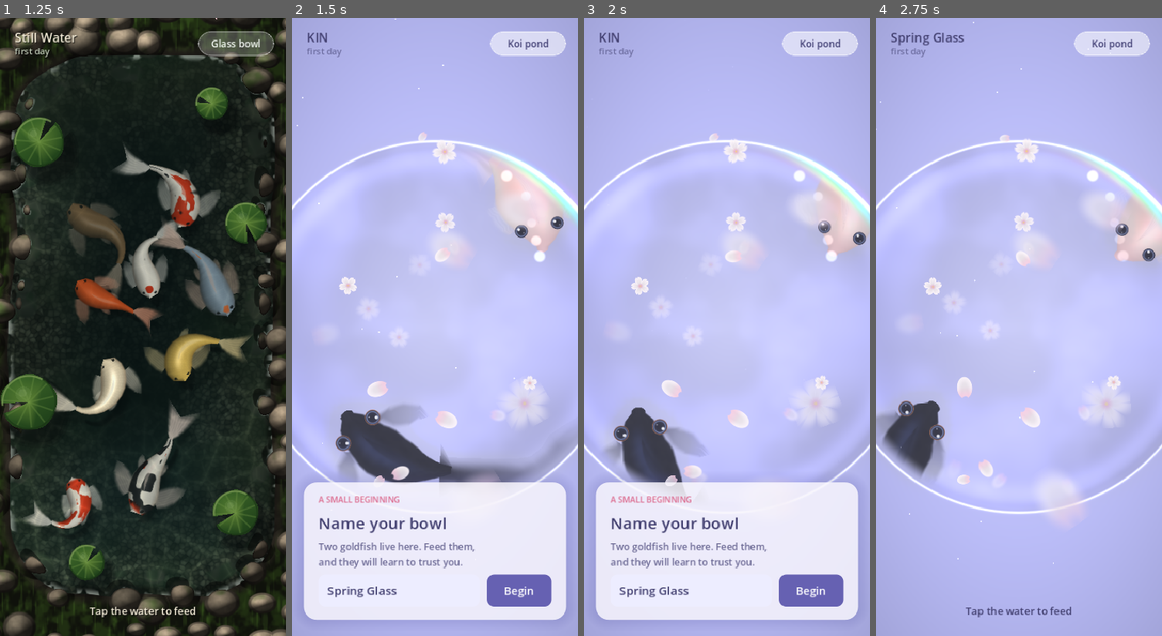
Above: before the commit, frames 1-4 (left to right).
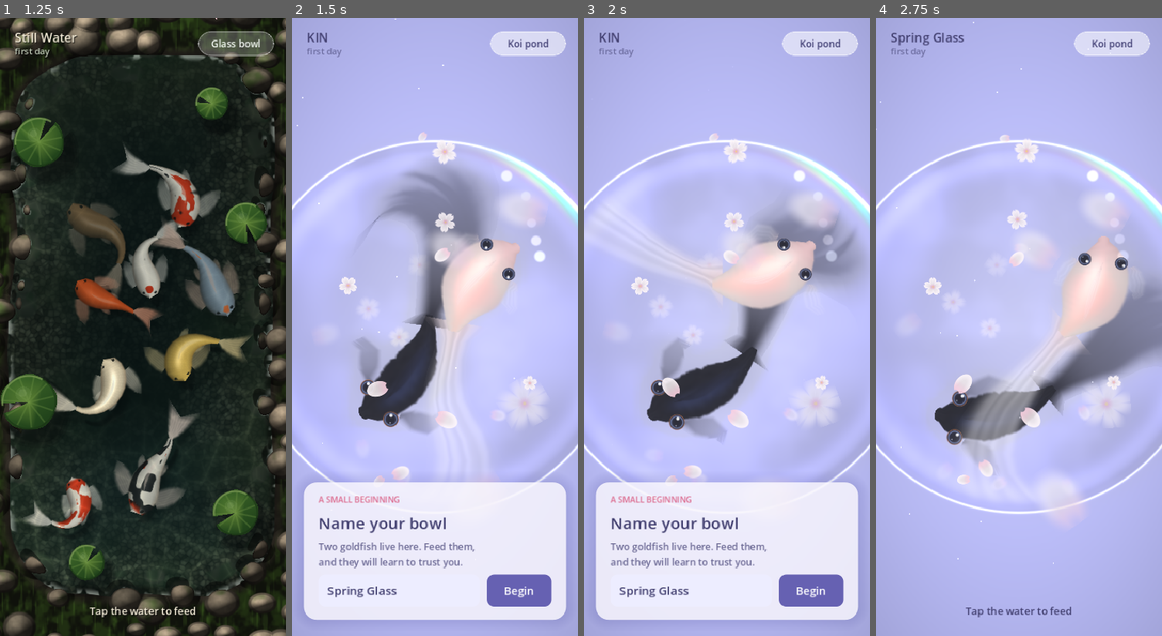
Above: after the commit, the same moments.

Repository: aeiouvcode/kin-living-pond
Game: Godot game, scene res://main.tscn
Same seed, same stepped clock (60 frames per second), same inputs: the game is played once before the commit and once after it.
Inputs:
- Up to frame 1 (1.25 s): click "Begin" at 0.5 s
- Up to frame 2 (1.5 s): click "Glass bowl" at 1.25 s
- Up to frame 3 (2 s): no input
- Up to frame 4 (2.75 s): click "Begin" at 2 s

Frame 1 is identical in both runs. In frame 2, 17% of the frame differs, in the area x 15-98%, y 22-76%; in frame 3, 13%; in frame 4, 14%.

Commit message:
KIN cycle 11: ruffled demekin outline, lighter depth tint, desktop fish sized to fit

Diff:
--- a/godot/bowl.gd
+++ b/godot/bowl.gd
@@ -114,7 +114,7 @@
 	grid = Vector2i(maxi(16, int(vis.x / 4.4)), maxi(16, int(vis.y / 4.4)))
 
 func _fish_scale() -> float:
-	return clampf(radius / 218.0, 0.9, 2.6) * 1.4
+	return clampf(radius / 218.0, 0.9, 1.6) * 1.4
 
 func _mk_sim_vp() -> Array:
 	var vp = SubViewport.new()
--- a/godot/goldfish.gd
+++ b/godot/goldfish.gd
@@ -183,7 +183,9 @@
 					var push = 1.0 - dd / r2
 					var wgt = 1.0 if mi == 0 else 0.6
 					desire += dv / dd * push * 3.0 * wgt
-					pos += dv / dd * push * 70.0 * dt * wgt
+					var np = pos + dv / dd * push * 45.0 * dt * wgt
+					if pond.cpu_sdf(np) < -30.0:
+						pos = np
 	var want_h = desire.angle() if desire.length() > 0.01 else heading
 	var dh = wrapf(want_h - heading, -PI, PI)
 	var mt = turn_rate * dt
--- a/godot/shaders/fish2.gdshader
+++ b/godot/shaders/fish2.gdshader
@@ -57,6 +57,11 @@
 			col += vec3(0.16, 0.22, 0.48) * spec * 0.35;
 			col += vec3(0.1, 0.13, 0.3) * rim * 0.5;
 		}
+		if (kind > 0.5) {
+			// Velvet demekin: a softly ruffled outline instead of a clean curve.
+			float ruf = vn(vec2(uv.x * 26.0, step(0.0, x) * 7.0 + seed)) + 0.5 * vn(vec2(uv.x * 55.0, step(0.0, x) * 3.0 + seed));
+			edge -= 0.09 * ruf * smoothstep(0.12, 0.35, uv.x);
+		}
 		a = smoothstep(0.0, 0.14, edge);
 	} else if (part < 0.75) {
 		float streak = 0.88 + 0.12 * sin(uv.y * 40.0 + uv.x * 5.0 + vn(uv * vec2(3.0, 12.0) + seed) * 3.0);
@@ -79,7 +84,7 @@
 		col = ee.rgb;
 		a = ee.a;
 	}
-	col = mix(col, water_col, clamp(depth * 0.35, 0.0, 0.4));
+	col = mix(col, water_col, clamp(depth * 0.2, 0.0, 0.18));
 	col += vec3(1.0, 0.9, 0.95) * glow * 0.1;
 	// Keep fish inside the glass: fade out just inside the rim.
 	vec2 bp = (SCREEN_UV - bowl.xy) * vec2(1.0, 1.0 / bowl.w);
Not shown, changed: godot/CHECKPOINT.md
Not shown, changed: godot/CURRENT_TASK.md
